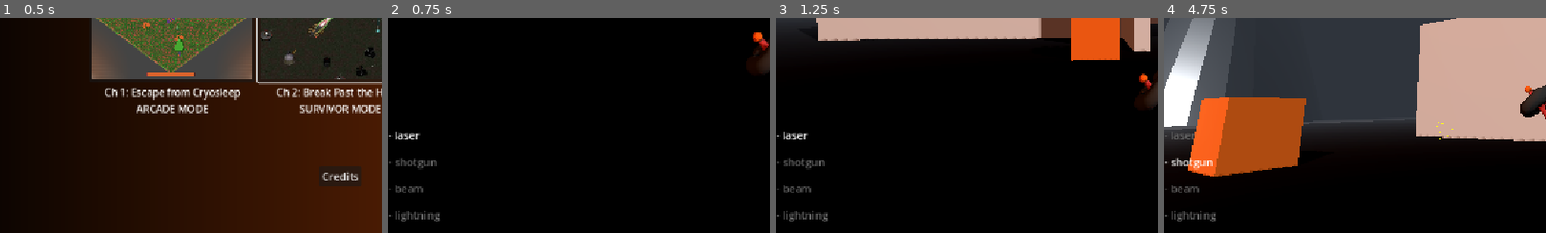
Above: before the commit, frames 1-4 (left to right).
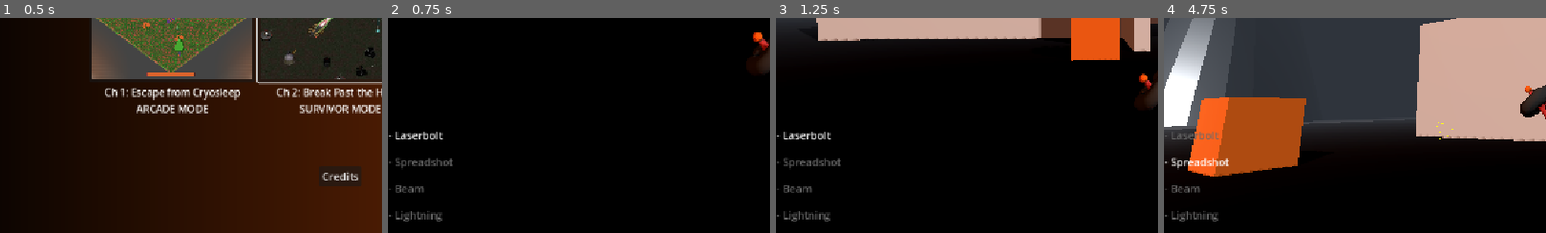
Above: after the commit, the same moments.

Repository: Gamkedo/terminus-2k28
Game: Godot game, scene res://level_menu.tscn
Two runs of this game, one before a commit and one after it. Both use one fixed random seed, a clock stepped at 60 frames per second and the inputs below.
Inputs (mouse positions are % of the whole screen's width and height, from its top left):
- Up to frame 1 (0.5 s): no input
- Up to frame 2 (0.75 s): click (72, 46) at 0.5 s
- Up to frame 3 (1.25 s): no input
- Up to frame 4 (4.75 s): move the mouse to (55, 50) at 1.27 s; press the mouse at (55, 50) at 1.28 s; hold W (walk_up) 1.28-2.78 s; move the mouse to (45, 50) at 2.02 s; release the mouse at (45, 50) at 2.03 s; tap X (toggle_mouse_capture) at 2.1 s; move the mouse to (60, 28) at 2.77 s; hold D (walk_right) 2.78-3.5 s; hold 0 (weapon0) 2.78-3.5 s; drag from (45, 70) to (20, 35) at 3.52 s; move the mouse to (57, 51) at 4.27 s; hold W (walk_up) from 4.28 s (still down); hold 2 (weapon2) from 4.28 s (still down)
The pictures show only the part of the screen within x 6-56%, y 50-100%; the shares and areas given below are measured in that part.

Frame 1 is identical in both runs. In frame 2, 0.8% of the frame differs, in the area x 2-17%, y 52-95%; in frame 3, 0.8%; in frame 4, 0.9%.

Commit message:
Slight rename in weapon UI (shotgun->spreadshot, never added a shotgun visual)

Diff:
--- a/Scenes - Levels/areaImmersive.tscn
+++ b/Scenes - Levels/areaImmersive.tscn
@@ -154,16 +154,16 @@
 [node name="Player" parent="." unique_id=935553468 instance=ExtResource("3_mhi1n")]
 
 [node name="Laser" parent="Player" index="4" unique_id=881354002]
-label_text = "1 - laser"
+label_text = "1 - Laserbolt"
 
 [node name="LaserShotgun" parent="Player" index="5" unique_id=810139150]
-label_text = "2 - shotgun"
+label_text = "2 - Spreadshot"
 
 [node name="LaserBeam" parent="Player" index="6" unique_id=449828892]
-label_text = "3 - beam"
+label_text = "3 - Beam"
 
 [node name="Lightning" parent="Player" index="7" unique_id=1872216530]
-label_text = "4 - lightning"
+label_text = "4 - Lightning"
 
 [node name="ImmersiveAimComponent" type="Node" parent="Player" unique_id=1083012156]
 script = ExtResource("4_kwne6")
